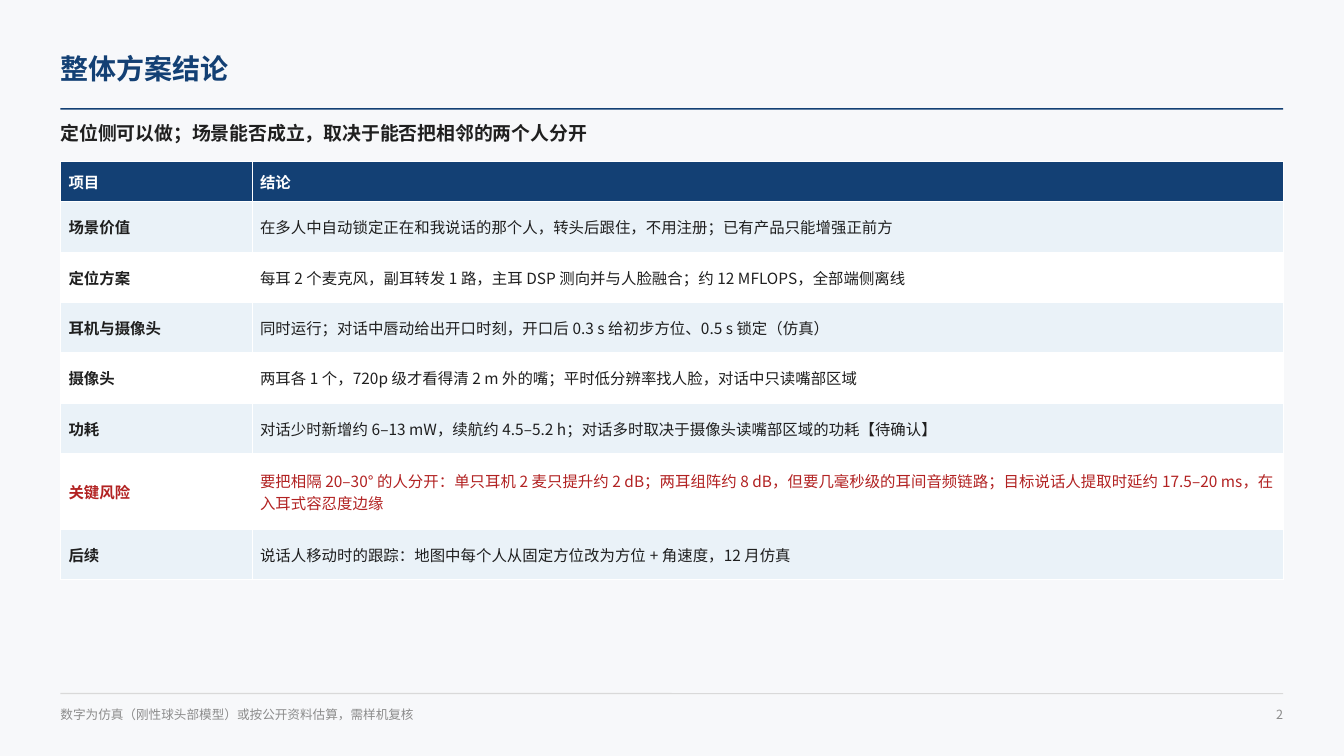
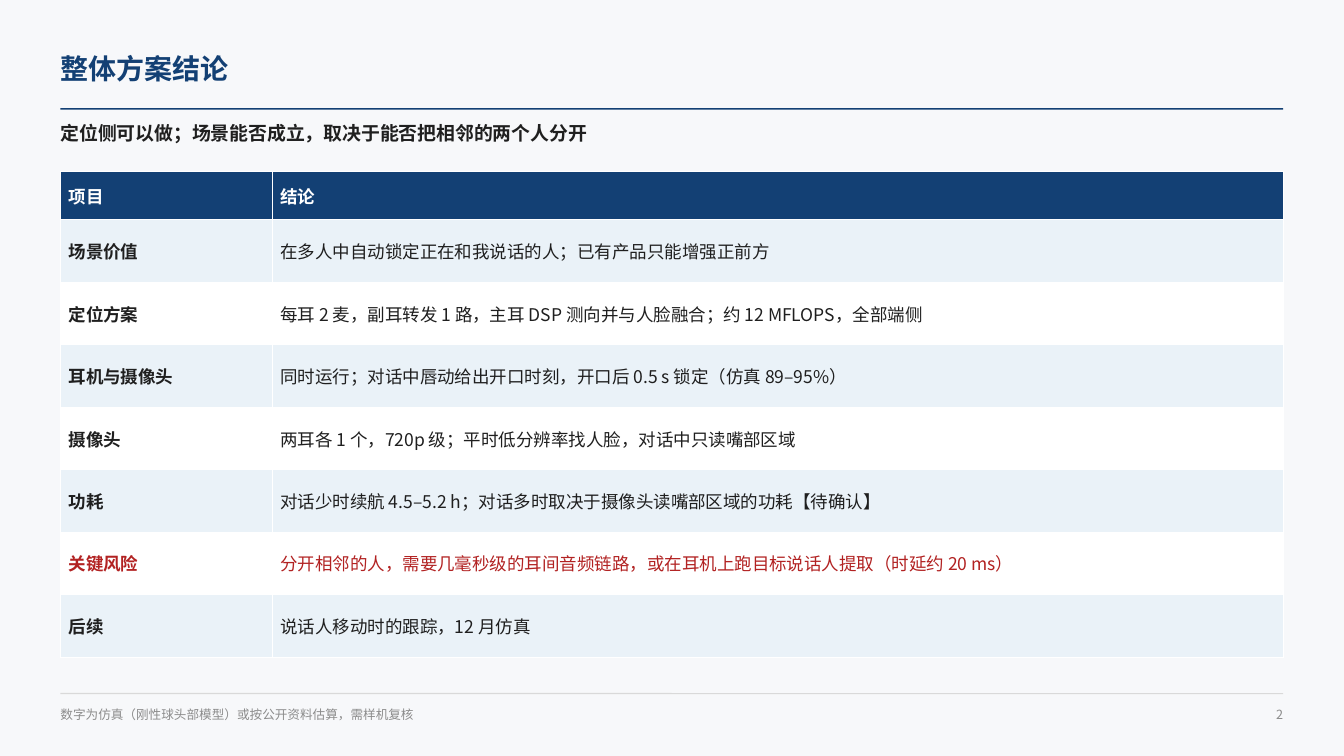
Before and after one commit to ZeroFoxxi/ssl-scene1, a slide deck: slide 2 of 02_耳机声源定位/耳机摄像头听觉辅助_整体设计方案.pptx. Drawn at 1344x756 pixels with LibreOffice and Linux fonts; fonts in the diff are those of the drawing. Boxes give left, top, right and bottom in pixels: in the first picture for what was removed or moved away, otherwise in the second. Text is boxed around its words. In the diff, an @@ line names an element or a change of style, - is before the commit and + after.

```diff
--- a/02_耳机声源定位/耳机摄像头听觉辅助_整体设计方案.pptx
+++ b/02_耳机声源定位/耳机摄像头听觉辅助_整体设计方案.pptx
@@ table at (60, 171, 1284, 639) @@
-row 2, column 2: 在多人中自动锁定正在和我说话的那个人，转头后跟住，不用注册；已有产品只能增强正前方
+row 2, column 2: 在多人中自动锁定正在和我说话的人；已有产品只能增强正前方
-row 3, column 2: 每耳 2 个麦克风，副耳转发 1 路，主耳 DSP 测向并与人脸融合；约 12 MFLOPS，全部端侧离线
+row 3, column 2: 每耳 2 麦，副耳转发 1 路，主耳 DSP 测向并与人脸融合；约 12 MFLOPS，全部端侧
-row 4, column 2: 同时运行；对话中唇动给出开口时刻，开口后 0.3 s 给初步方位、0.5 s 锁定（仿真）
+row 4, column 2: 同时运行；对话中唇动给出开口时刻，开口后 0.5 s 锁定（仿真 89–95%）
-row 5, column 2: 两耳各 1 个，720p 级才看得清 2 m 外的嘴；平时低分辨率找人脸，对话中只读嘴部区域
+row 5, column 2: 两耳各 1 个，720p 级；平时低分辨率找人脸，对话中只读嘴部区域
-row 6, column 2: 对话少时新增约 6–13 mW，续航约 4.5–5.2 h；对话多时取决于摄像头读嘴部区域的功耗【待确认】
+row 6, column 2: 对话少时续航 4.5–5.2 h；对话多时取决于摄像头读嘴部区域的功耗【待确认】
-row 7, column 2: 要把相隔 20–30° 的人分开：单只耳机 2 麦只提升约 2 dB；两耳组阵约 8 dB，但要几毫秒级的耳间音频链路；目标说话人提取时延约 17.5–20 ms，在入耳式容忍度边缘
+row 7, column 2: 分开相邻的人，需要几毫秒级的耳间音频链路，或在耳机上跑目标说话人提取（时延约 20 ms）
-row 8, column 2: 说话人移动时的跟踪：地图中每个人从固定方位改为方位 + 角速度，12 月仿真
+row 8, column 2: 说话人移动时的跟踪，12 月仿真
@@ size 11 to 12.5 pt in "项目", "结论", "场景价值", "定位方案" and 5 more places @@
@@ table: place and size @@
-table at (60, 161, 1284, 567)
+table at (60, 171, 1284, 639)
```
Also in this commit, not shown: 5 other slides changed, 4 other files.
